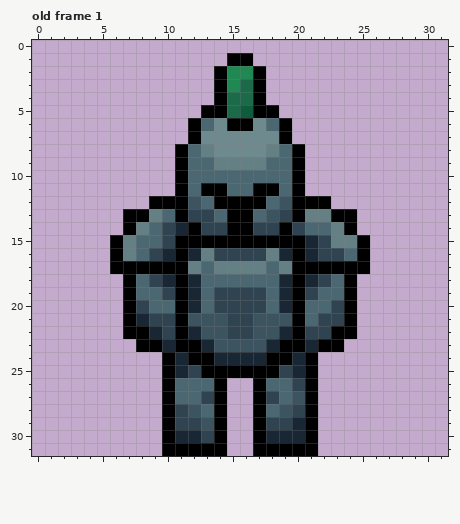
Pixel-art file -- Aseprite/Characters/PlayerCharacter_Front_BaseSprite.aseprite. The picture above was drawn from the file before the commit.
32x32 pixels, 1 frame. Shown: old frame 1. The commit also changed other frames, which this record leaves out.
After the commit:
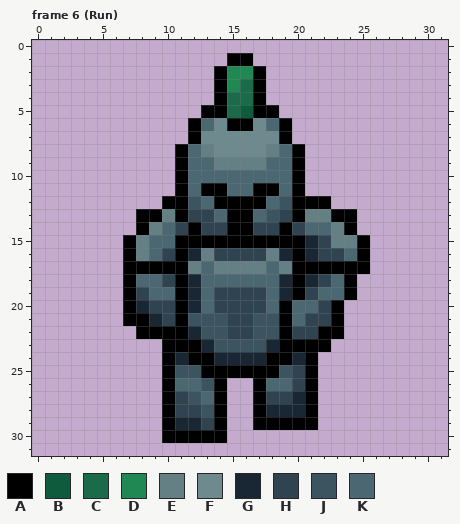
Palette (. is transparent): A #000000  B #0e5c3d  C #1b6a4a  D #208853  E #658085  F #6f8a8f  G #192633  H #304351  J #3c5360  K #4b6771
A new or re-ordered frame is compared with the old frame closest to it.
Edits made:
frames 1 -> 11
Changed rows in their new state; - is an unchanged pixel.
Frame 6 (Run) is new; against old frame 1:
first column x 6:
12 ---.---------------
13 -.-AE--------------
14 -.AEKH-------------
15 .AE-K--------------
16 .AEKH--------------
17 .------------------
18 ---KH--------------
19 --H-K--------------
20 --GHH--------AK-HA.
21 --AG---------AKH-A.
22 -.-AA--------AH-A-.
23 --..A----------A-.-
25 -----JJ------JH----
26 -------J-----------
27 -----HJK-----HG----
28 ------HJ----GGG----
29 -----GGH----AAA----
30 -----AAA---.....---
31 ----.....--.....---
